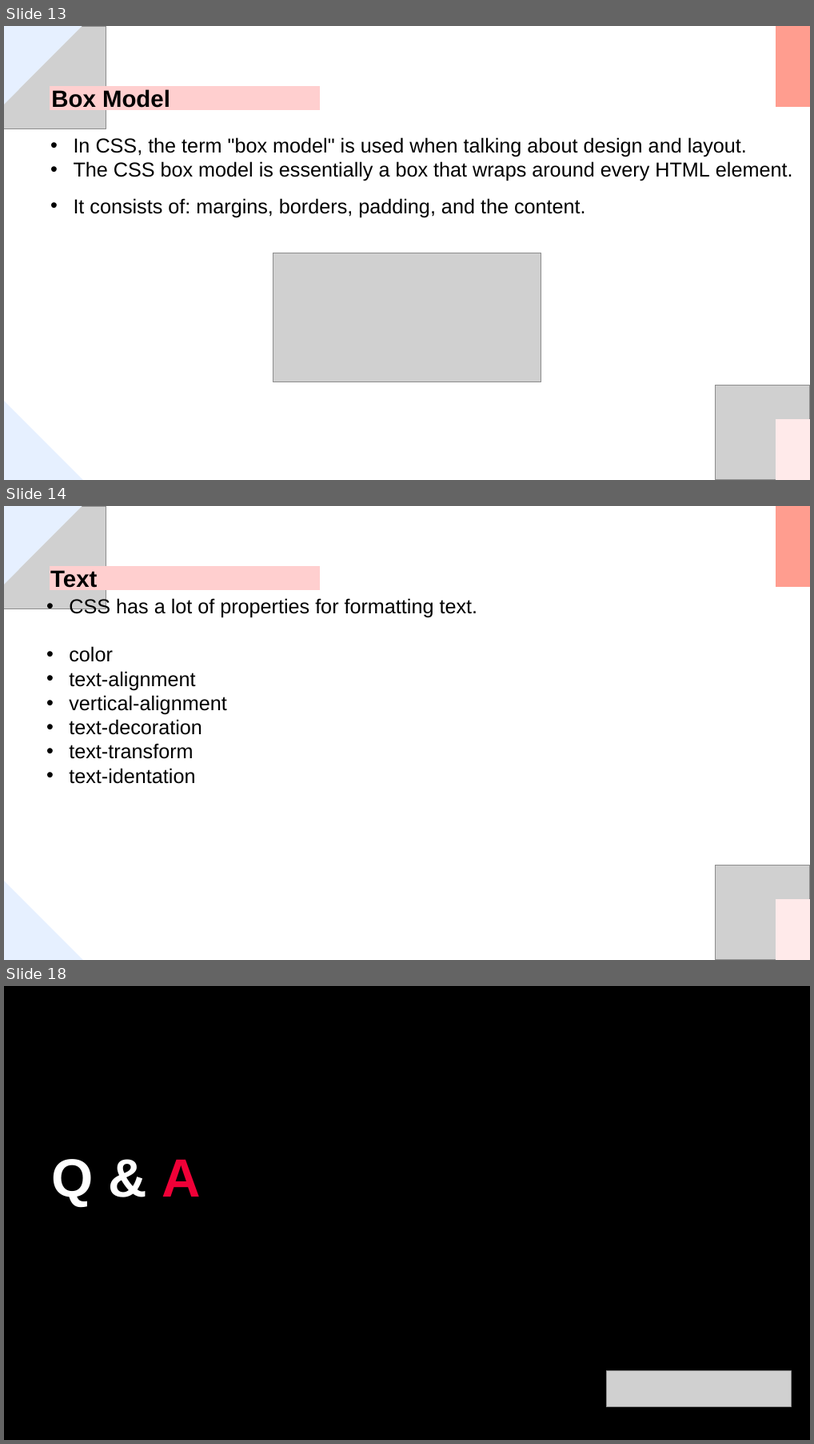
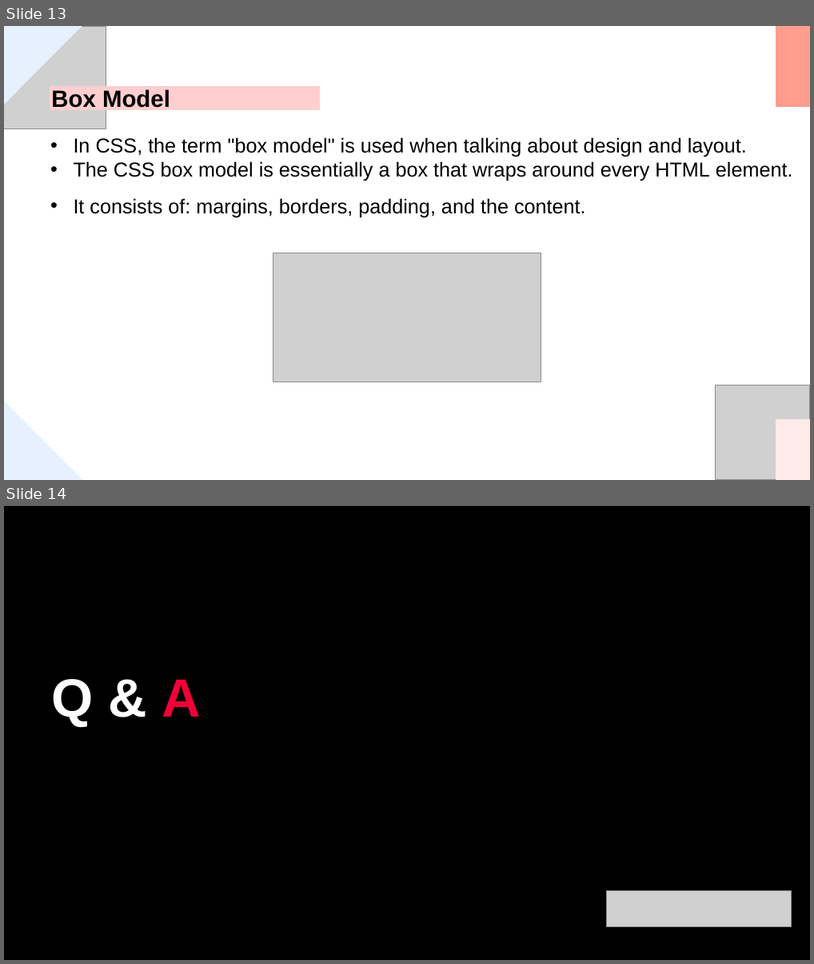
Before and after one commit to urvashi29/frontend-module-3-batch-7A, a slide deck: Lesson-4/Lesson-4.pptx. Shown one above the other, each under a label of ours: slides 13, 14 and 18 before the commit, slides 13 and 14 after it; the slides between them are not shown. The pictures are 814x1444 and 814x964 pixels, drawn with LibreOffice and Linux fonts; fonts in the diff are those of the drawing; grey boxes stand for pictures; background and template pictures are left out. Boxes give left, top, right and bottom in pixels: in the first picture for what was removed or moved away, otherwise in the second. Text is boxed around its words. In the diff, an @@ line names an element or a change of style, - is before the commit and + after.

```diff
--- a/Lesson-4/Lesson-4.pptx
+++ b/Lesson-4/Lesson-4.pptx
@@ slide 14 removed at (4,506,810,960), background #FFFFFF @@
@@ picture removed at (4,506,106,608) @@
@@ freeform shape removed at (4,506,82,585) @@
@@ freeform shape removed at (776,506,810,587) @@
@@ freeform shape removed at (49,567,320,591) @@
@@ text removed at (50,570,97,592) @@
-Text
@@ text removed at (69,597,478,784) @@
-• CSS has a lot of properties for formatting text.
-• color
-• text-alignment
-• vertical-alignment
-• text-decoration
-• text-transform
-• text-identation
@@ picture removed at (716,865,810,959) @@
@@ freeform shape removed at (4,880,83,959) @@
@@ freeform shape removed at (776,899,810,960) @@
@@ what was slide 18 is now slide 14 @@
```
Also in this commit, not shown: 3 other slides removed, 1 other file.
